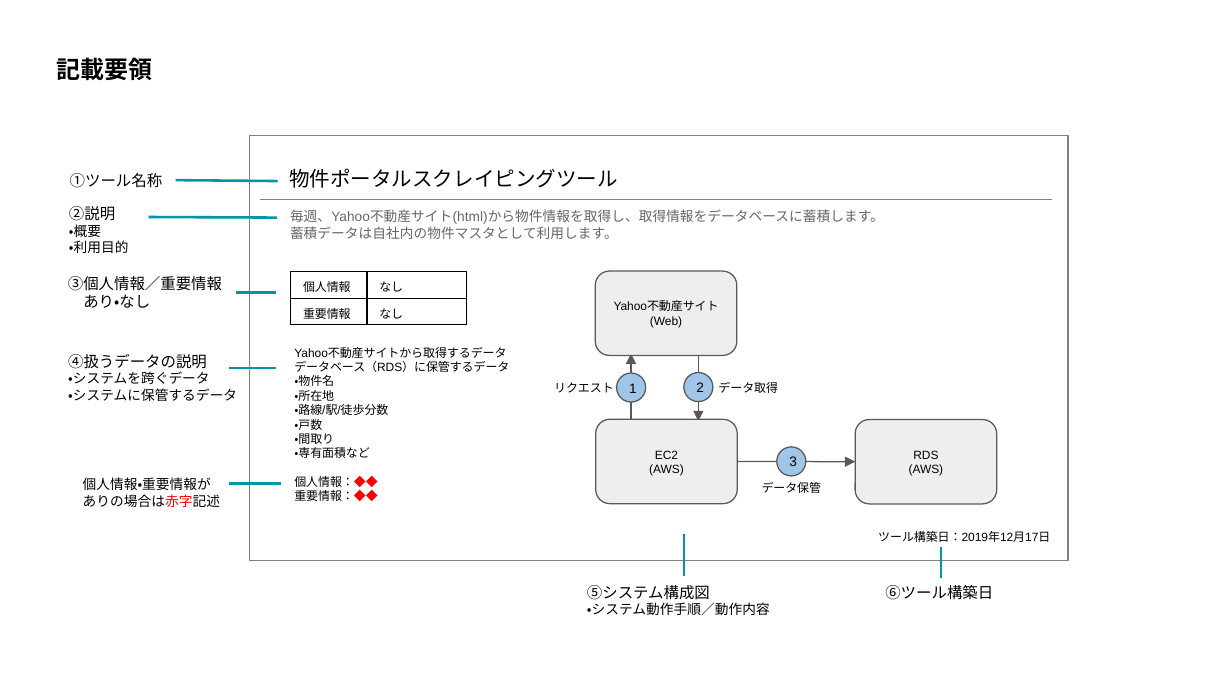
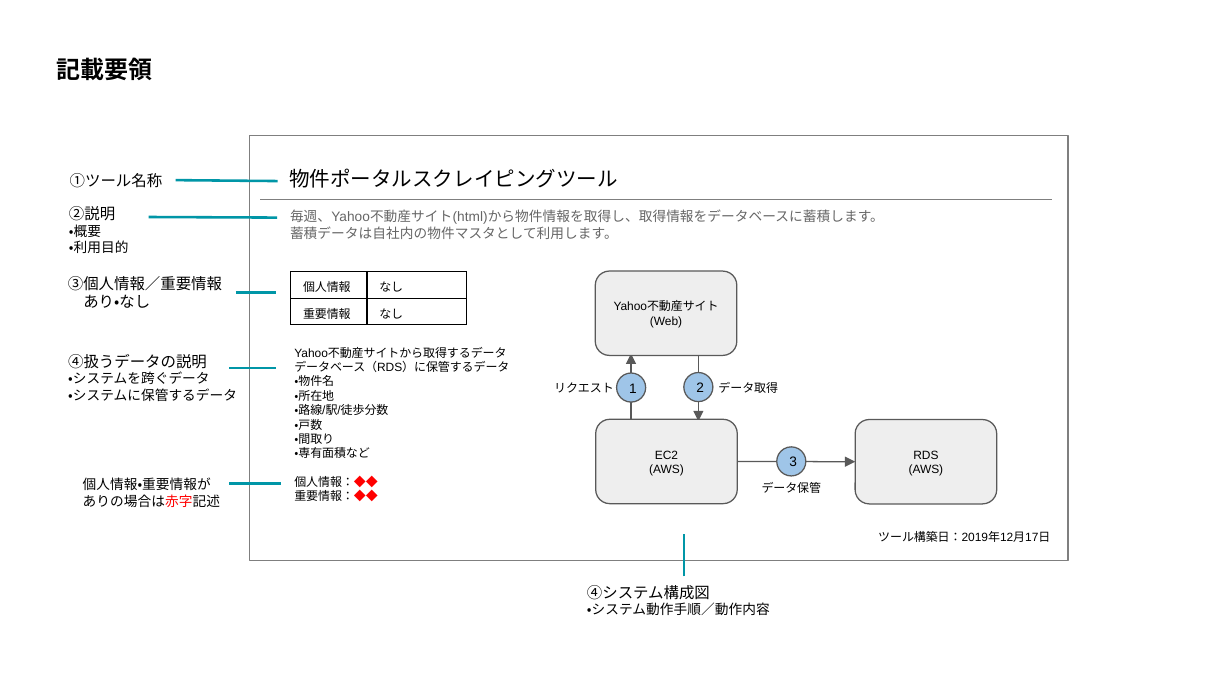
Before and after one commit to prime-x-co-ltd/px-overview, a slide deck: slide 2 of docs/aws/aws-自社開発システム構成図.pptx. Drawn at 1232x693 pixels with LibreOffice and Linux fonts; fonts in the diff are those of the drawing. Boxes give left, top, right and bottom in pixels: in the first picture for what was removed or moved away, otherwise in the second. Text is boxed around its words. In the diff, an @@ line names an element or a change of style, - is before the commit and + after.

```diff
--- a/docs/aws/aws-自社開発システム構成図.pptx
+++ b/docs/aws/aws-自社開発システム構成図.pptx
@@ line removed from (941, 578) to (941, 547) @@
@@ text at <box>587,585,710,600</box>: text changed @@
-⑤システム構成図
+④システム構成図
@@ text removed at <box>885,585,993,600</box> @@
-⑥ツール構築日
```
Also in this commit, not shown: 12 other slides changed, 2 slides removed, 2 other files.
